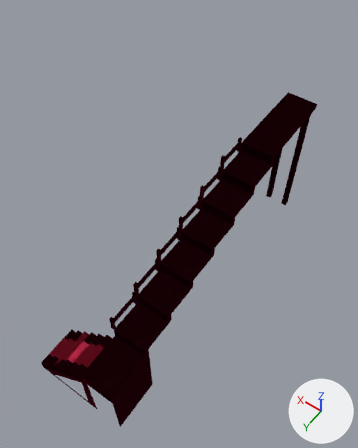
A saved change to the Blender file Ninja Game/Assets/GameObjects/stairs.blend.
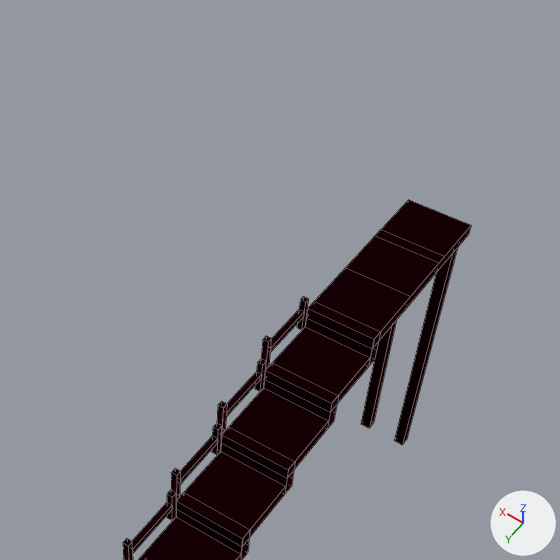
Old and new are each drawn whole from a 50 mm camera at (-17.2, 9.1, 43.4) aimed at (-0.8, -13.7, 7.5) and again close up on the part from 28% to 100% of the width and 0% to 58% of the height. The axes (+X, +Y, +Z) are drawn at lower right. The lights are the same throughout. The close-ups show mesh edges as thin lines.
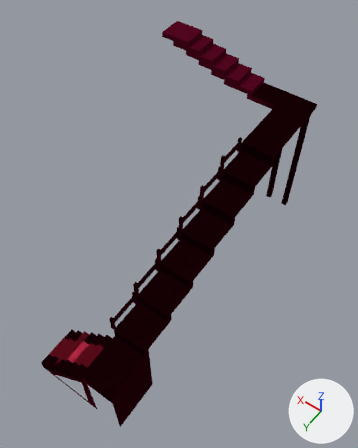
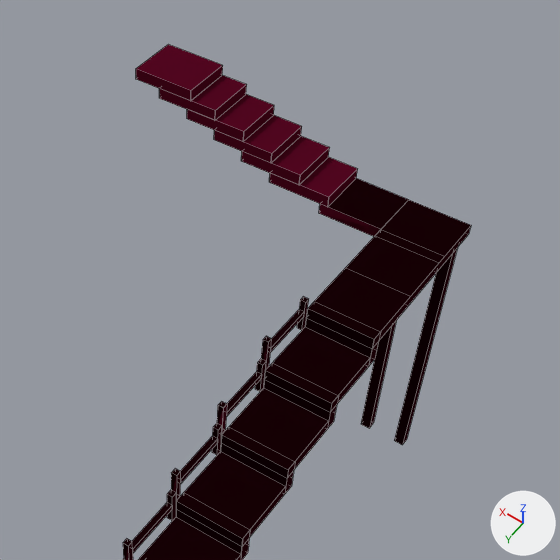
Where the change shows, as pixel boxes (x1, y1, x2, y2) in the close-ups (560 x 560 px):
'Cube', reshaped: before (123, 200, 471, 560); after (123, 44, 471, 560)
part 1 of me_cube, added (red): after (136, 44, 408, 237)

The edits, one by one:
me_cube is used by ob_cube; location (0.0, 0.0, 0.0).
me_cube had 4452 vertices, 1669 faces, 59 loose edges and spanned x -6.0..3.0, y -28.5..2.0, z 0.0..14.5.
me_cube now has 4626 vertices, 1723 faces, 59 loose edges and spans x -6.0..9.9, y -28.5..2.0, z 0.0..16.9.
Part 1, on me_cube:
84 vertices are added at x -3.0..9.9, y -28.5..-25.5, z 13.5..16.9.
5 new vertices lie (3.0, 0.0, 0.0) away from vertices in x -3.0, y -28.5..-26.0, z 13.5..14.0.
66 new vertices lie (3.0, 0.0, 0.0) away from vertices in x -3.0..6.9, y -28.5..-26.0, z 13.5..16.9.
19 new vertices lie (0.0, 2.5, 0.0) away from vertices in x -3.0..9.9, y -28.5, z 13.5..16.9.
54 new faces join them, mat_material (dark red #520620).
